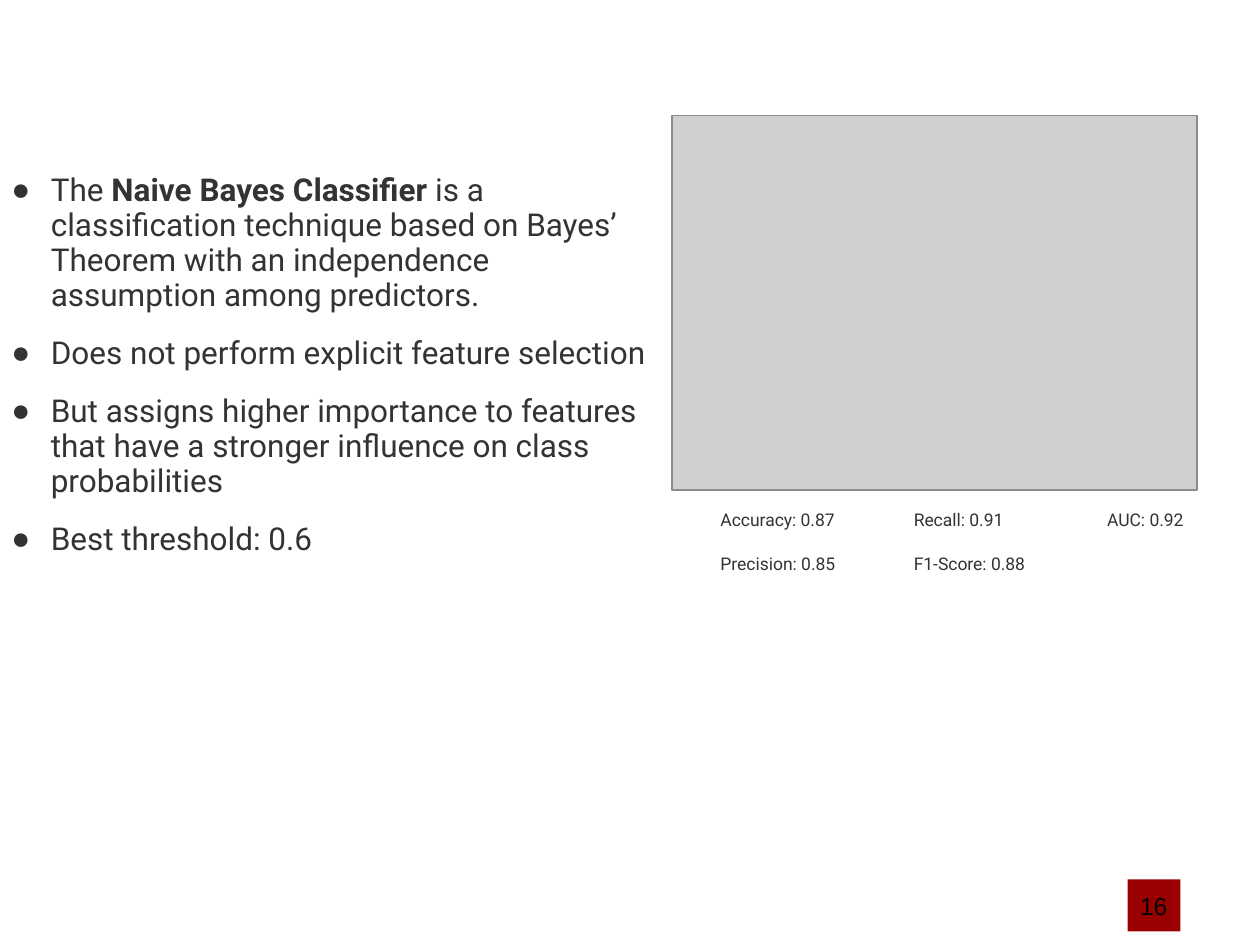
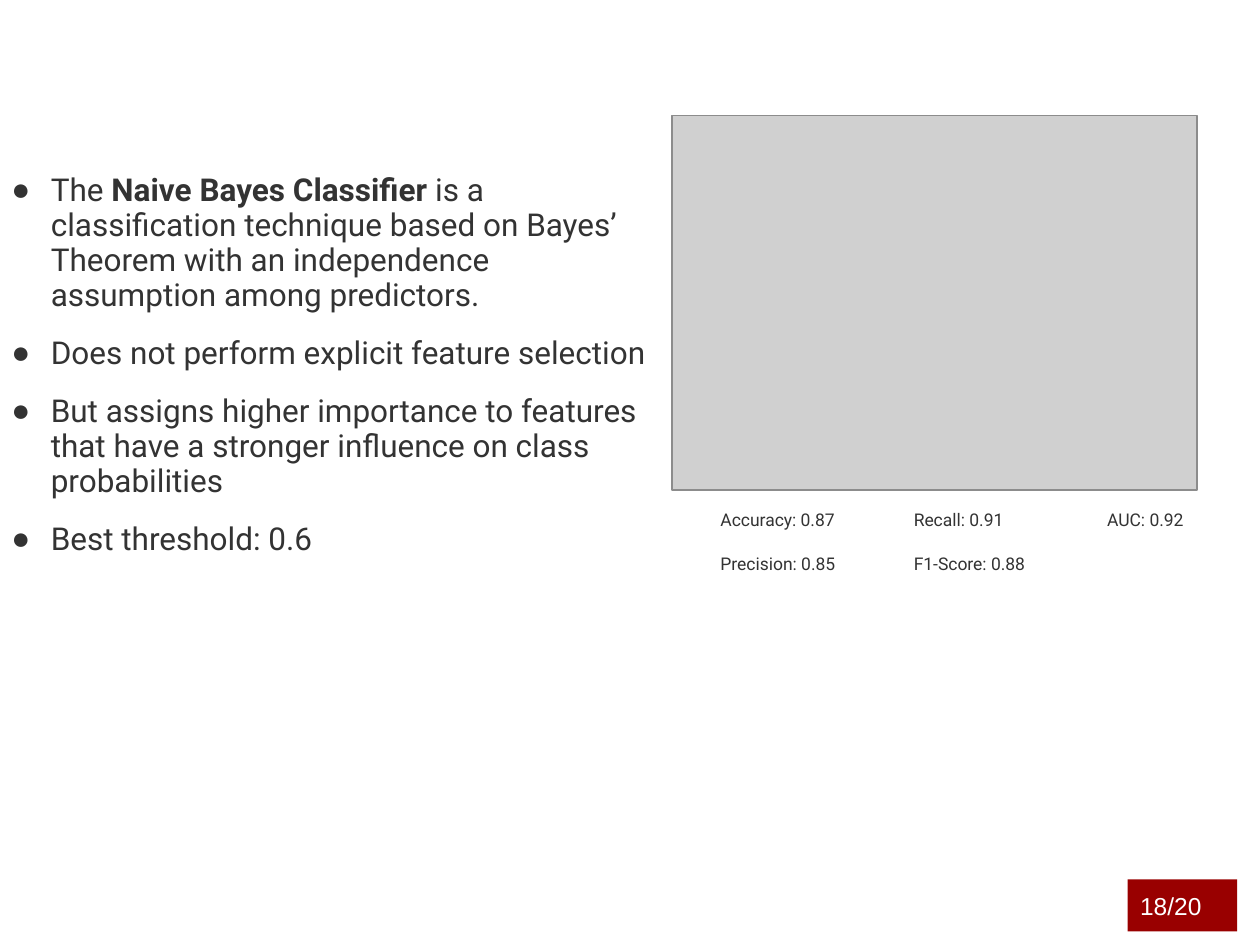
Before and after one commit to marcouderzo/CoronaryHeartDisease-Prediction, a slide deck: slide 19 of slides.pptx. Drawn at 1260x945 pixels with LibreOffice and Linux fonts; fonts in the diff are those of the drawing; grey boxes stand for pictures; background and template pictures are left out. Boxes give left, top, right and bottom in pixels: in the first picture for what was removed or moved away, otherwise in the second. Text is boxed around its words. In the diff, an @@ line names an element or a change of style, - is before the commit and + after.

```diff
--- a/slides.pptx
+++ b/slides.pptx
@@ rectangle "18/20": place and size @@
-rectangle "18/20" at [1128, 879, 1181, 931]
+rectangle "18/20" at [1128, 879, 1237, 931]
@@ text in rectangle at [1140, 897, 1201, 916]: text changed; text colour #000000 to #FFFFFF @@
-16
+18/20
```
Also in this commit, not shown: 19 other slides changed.
